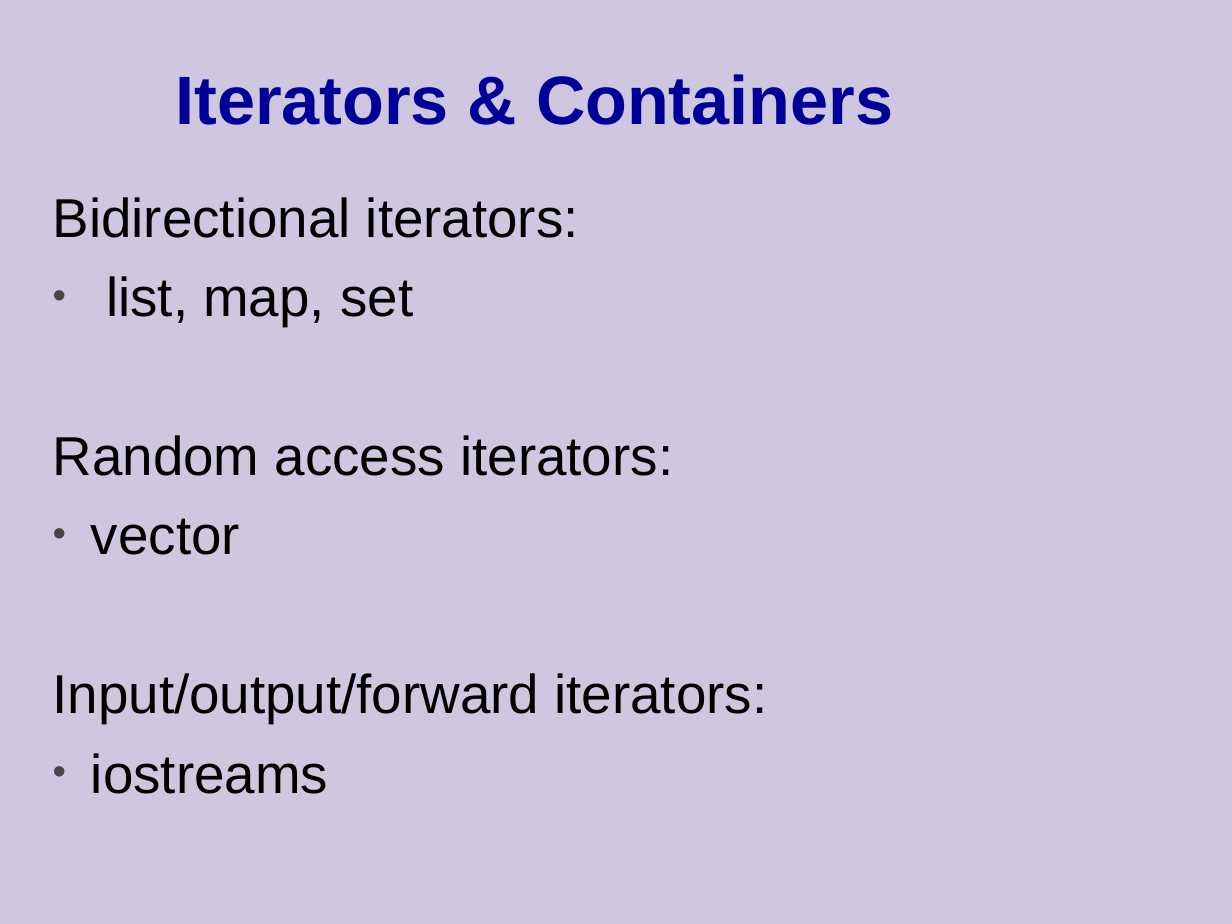
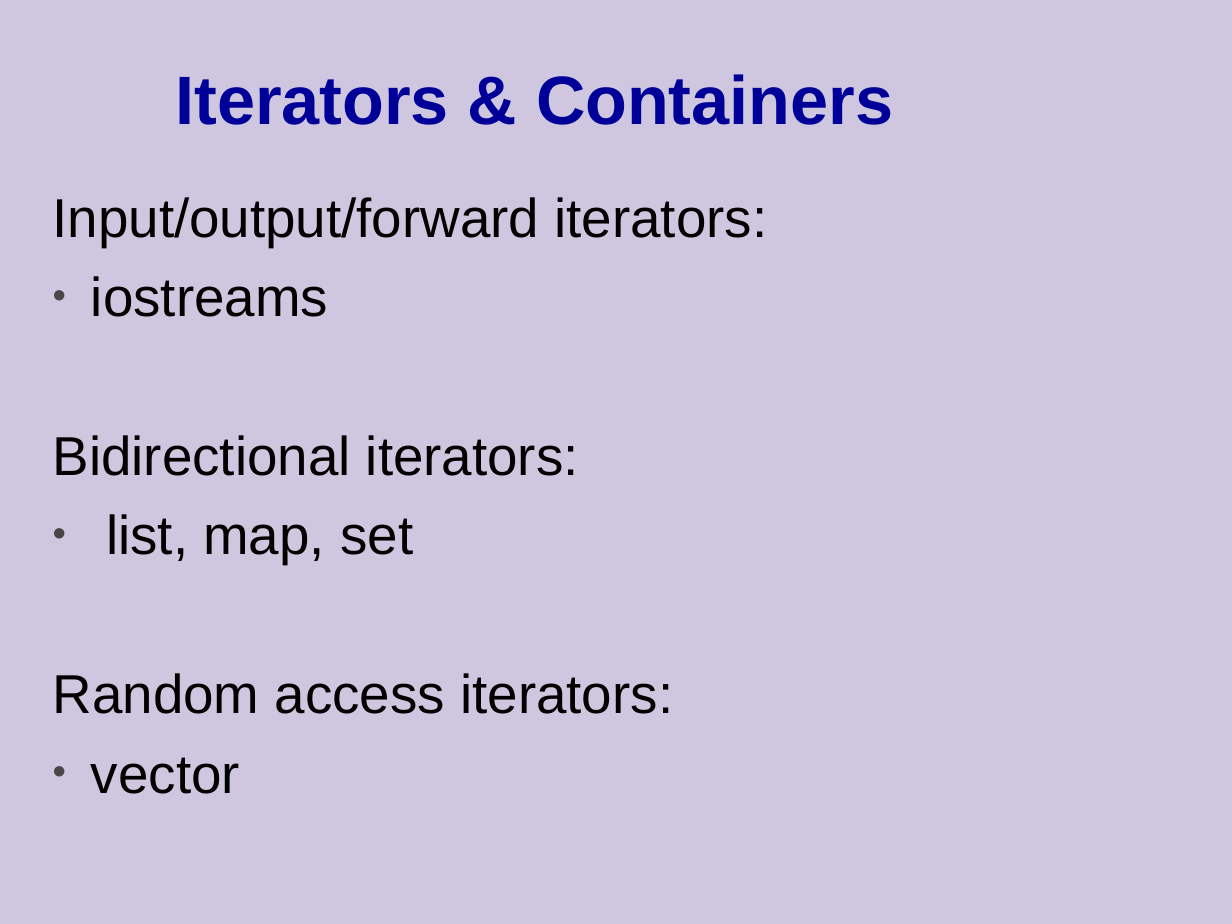
Before and after one commit to cpp-at-ariel/cpp-5778, a slide deck: slide 58 of week10-stl/slides-1-stl.odp. Drawn at 1232x924 pixels with LibreOffice and Linux fonts; fonts in the diff are those of the drawing. Boxes give left, top, right and bottom in pixels: in the first picture for what was removed or moved away, otherwise in the second. Text is boxed around its words. In the diff, an @@ line names an element or a change of style, - is before the commit and + after.

```diff
--- a/week10-stl/slides-1-stl.odp
+++ b/week10-stl/slides-1-stl.odp
@@ text at bbox=[53, 197, 767, 317]: paragraphs added @@
+Input/output/forward iterators:
+• iostreams
@@ text at bbox=[53, 673, 767, 794]: paragraphs removed @@
-Input/output/forward iterators:
-• iostreams
```
Also in this commit, not shown: 7 other slides changed, 2 slides added, 1 slide removed, 38 other files.
